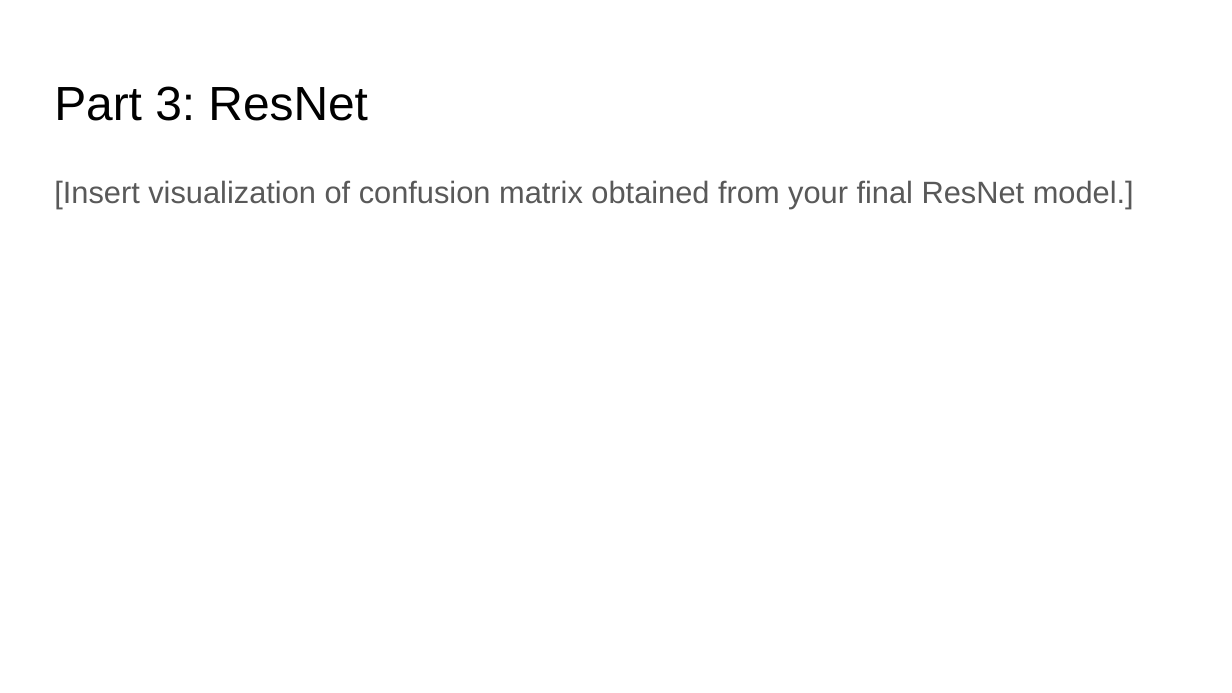
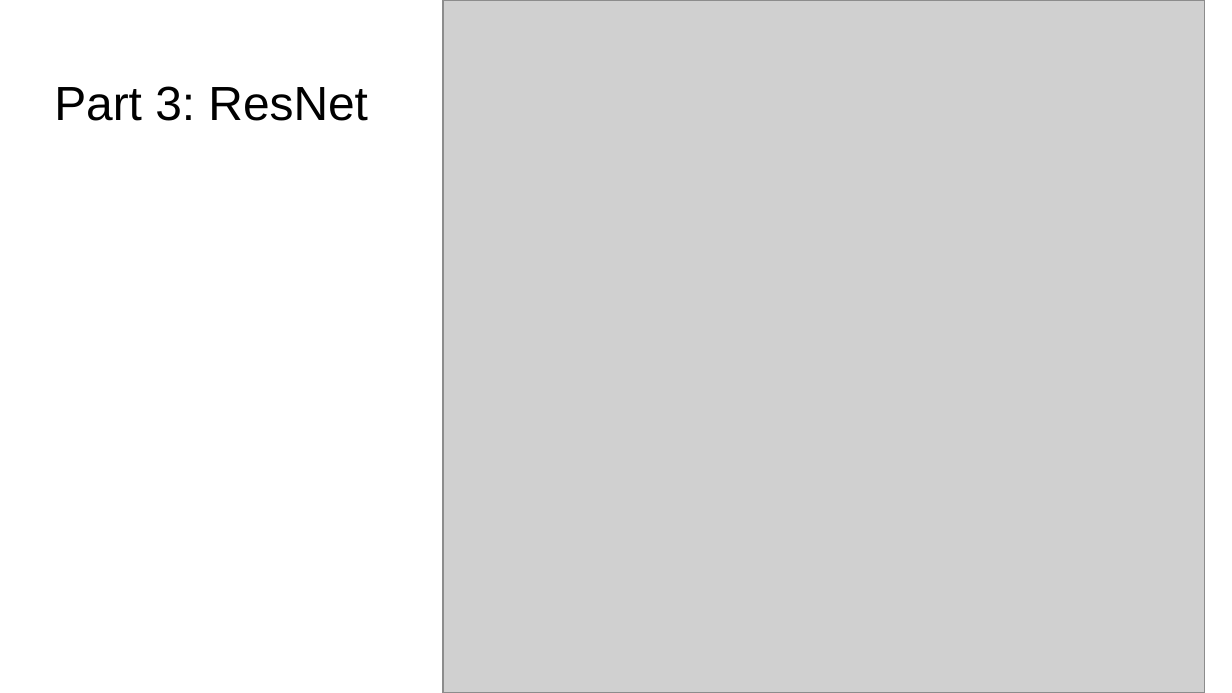
Before and after one commit to anirudh-arunkumar/ComputerVision, a slide deck: slide 8 of project-3-main/docs/proj3_report.pptx. Drawn at 1232x693 pixels with LibreOffice and Linux fonts; fonts in the diff are those of the drawing; grey boxes stand for pictures. Boxes give left, top, right and bottom in pixels: in the first picture for what was removed or moved away, otherwise in the second. Text is boxed around its words. In the diff, an @@ line names an element or a change of style, - is before the commit and + after.

```diff
--- a/project-3-main/docs/proj3_report.pptx
+++ b/project-3-main/docs/proj3_report.pptx
@@ picture added at box(444, 0, 1205, 692) @@
@@ text removed at box(54, 180, 1134, 209) @@
-[Insert visualization of confusion matrix obtained from your final ResNet model.]
```
Also in this commit, not shown: 12 other slides changed, 1 slide added, 1 slide removed, 14 other files.
